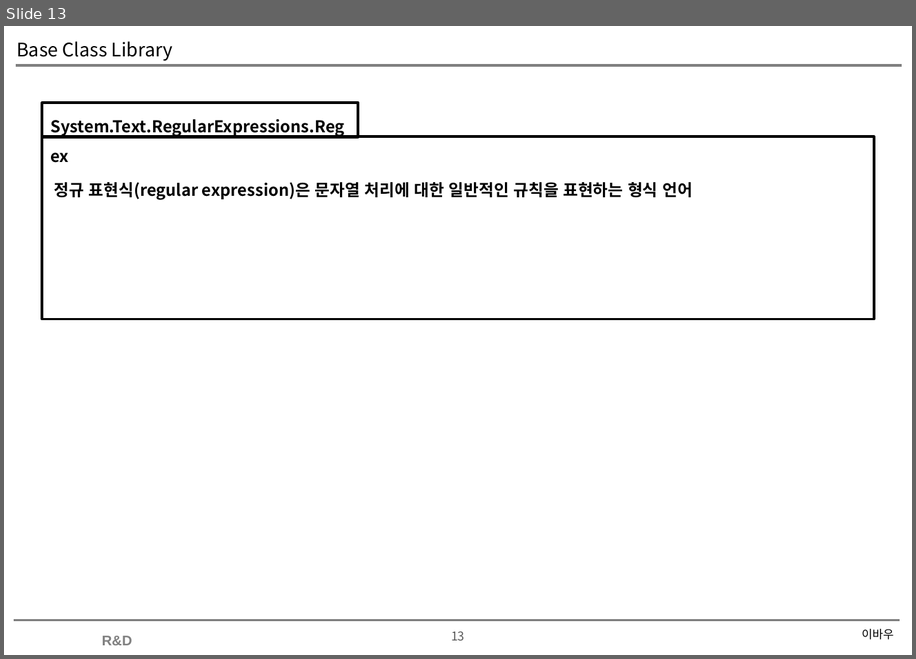
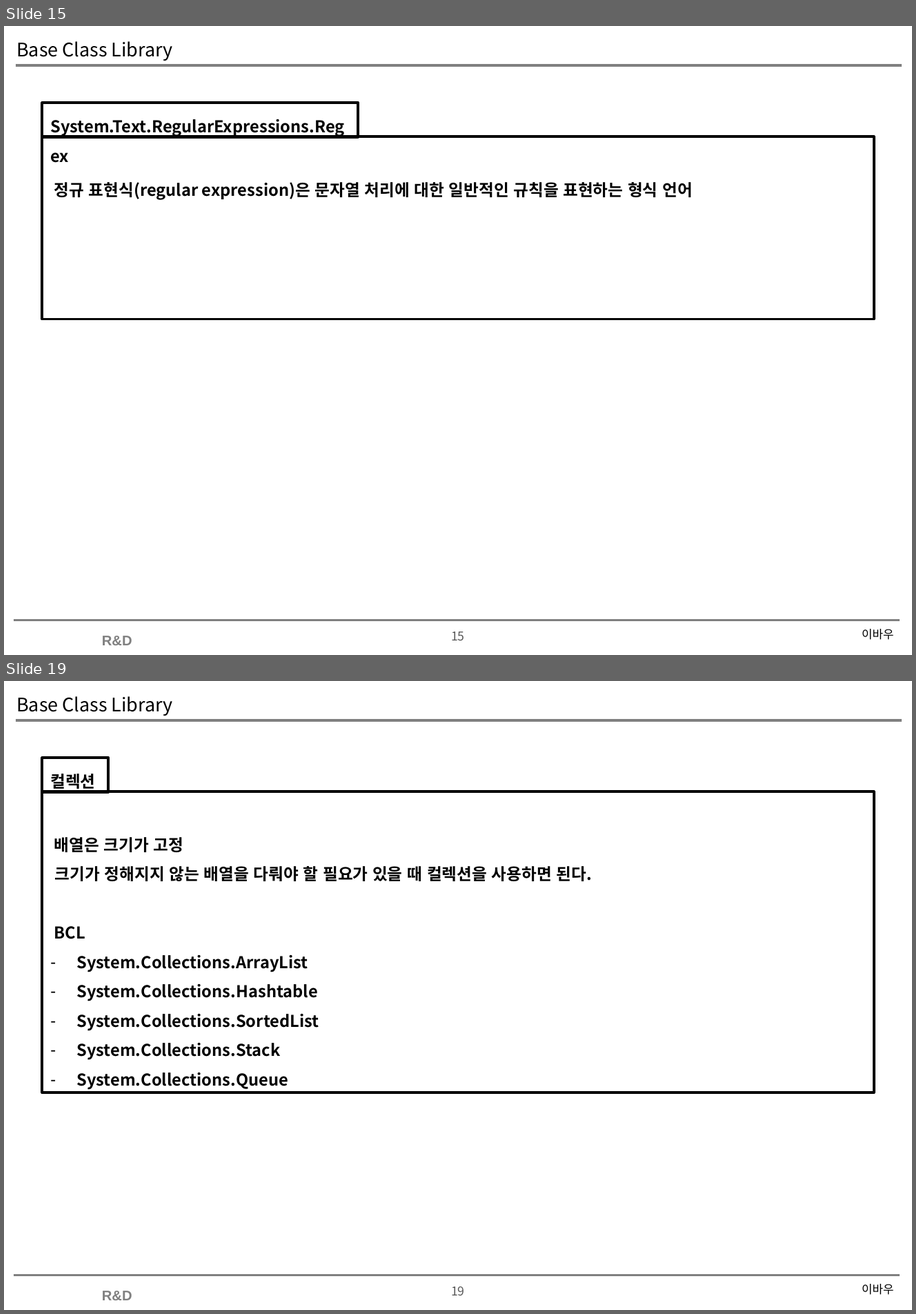
Before and after one commit to soultomind/CSharpStudy, a slide deck: CSharpStudy.Day20200627/Base Class Library.pptx. Shown one above the other, each under a label of ours: slide 13 before the commit, slides 15 and 19 after it; the slides between them are not shown. The pictures are 916x659 and 916x1314 pixels, drawn with LibreOffice and Linux fonts; fonts in the diff are those of the drawing; background and template pictures are left out. Boxes give left, top, right and bottom in pixels: in the first picture for what was removed or moved away, otherwise in the second. Text is boxed around its words. In the diff, an @@ line names an element or a change of style, - is before the commit and + after.

```diff
--- a/CSharpStudy.Day20200627/Base Class Library.pptx
+++ b/CSharpStudy.Day20200627/Base Class Library.pptx
@@ slide 19 added at [4,681,912,1310], background #FFFFFF; not listed: 4 template elements that a slide beside it also shows @@
@@ title added at [16,696,173,716], 16 pt, text #000000 @@
+Base Class Library
@@ rectangle added at [43,758,109,793], outline #000000 2.25 pt, 14 pt, text #000000, bold @@
+컬렉션
@@ rectangle added at [43,791,874,1093], outline #000000 2.25 pt, 14 pt, text #000000, bold @@
+배열은 크기가 고정
+크기가 정해지지 않는 배열을 다뤄야 할 필요가 있을 때 컬렉션을 사용하면 된다.
+BCL
+– System.Collections.ArrayList
+– System.Collections.Hashtable
+– System.Collections.SortedList
+– System.Collections.Stack
+– System.Collections.Queue
@@ text added at [862,1283,893,1294], 10 pt, text #000000 @@
+이바우
@@ what was slide 13 is now slide 15 @@
@@ page number at [451,631,465,640]: text changed @@
-13
+15
```
Also in this commit, not shown: 2 slides changed, 3 other slides added, 1 other file.
